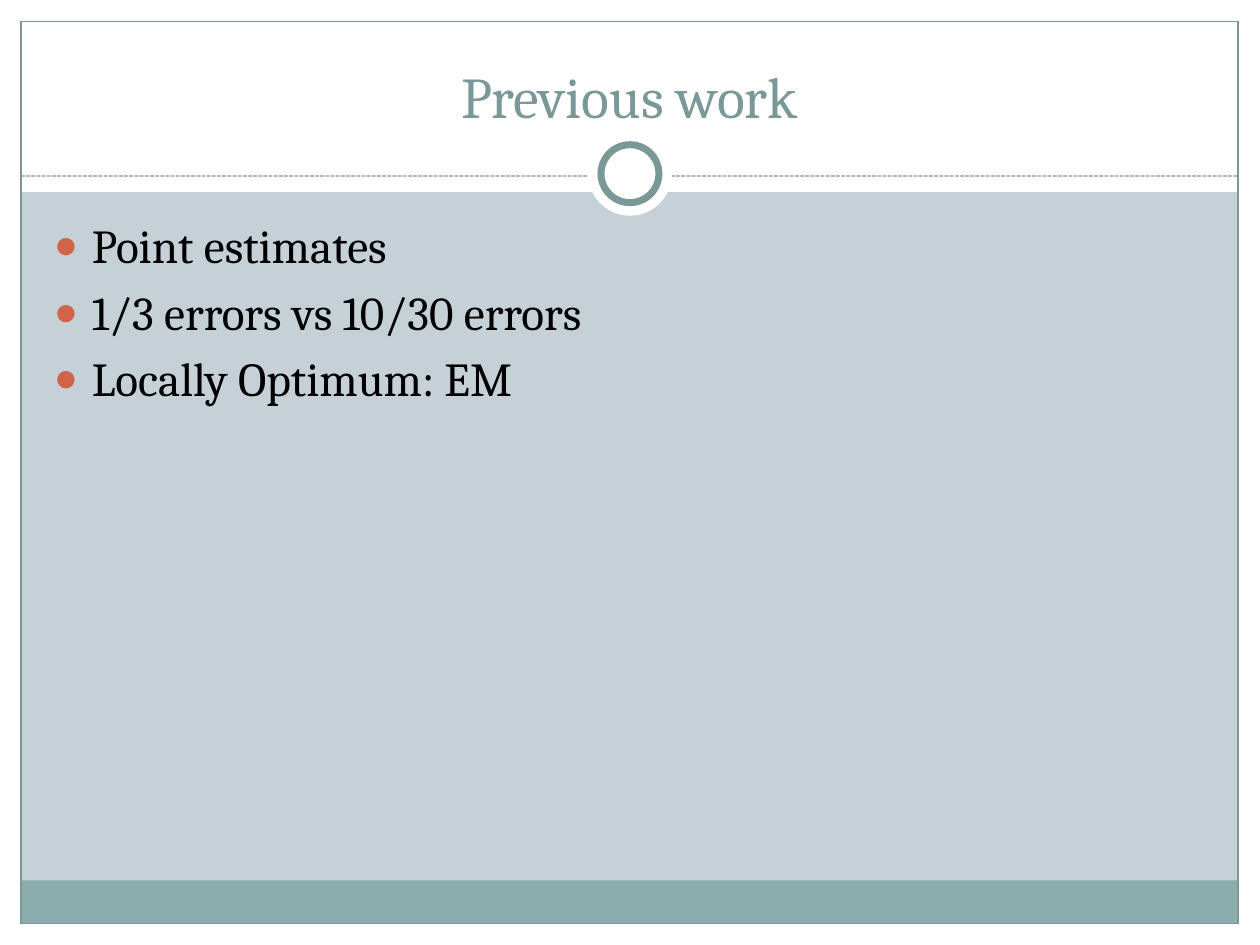
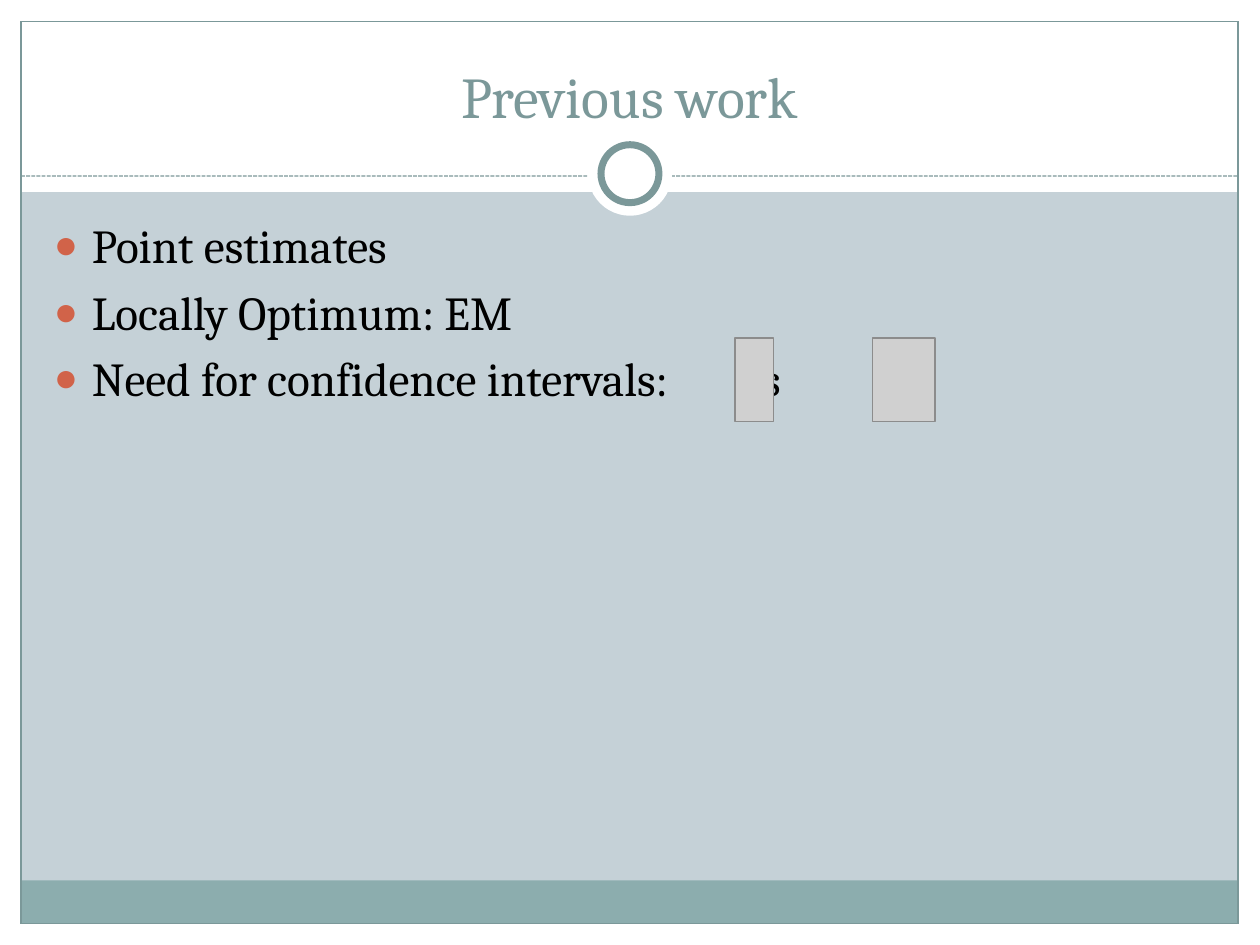
Before and after one commit to brahmaneya/WorkerEvaluationGeneral, a slide deck: slide 4 of Presentation/WorkerEval.pptx. Drawn at 1260x945 pixels with LibreOffice and Linux fonts; fonts in the diff are those of the drawing; grey boxes stand for pictures; background and template pictures are left out. Boxes give left, top, right and bottom in pixels: in the first picture for what was removed or moved away, otherwise in the second. Text is boxed around its words. In the diff, an @@ line names an element or a change of style, - is before the commit and + after.

Commit message:
changes to poster

```diff
--- a/Presentation/WorkerEval.pptx
+++ b/Presentation/WorkerEval.pptx
@@ text at (92, 297, 581, 336): paragraph removed @@
-● 1/3 errors vs 10/30 errors
@@ text at (92, 353, 780, 406): paragraph added @@
+● Need for confidence intervals: vs
@@ picture added at (735, 338, 772, 421) @@
@@ picture added at (873, 338, 935, 421) @@
```
Also in this commit, not shown: 3 other slides changed, 2 slides added, 1 other file.
